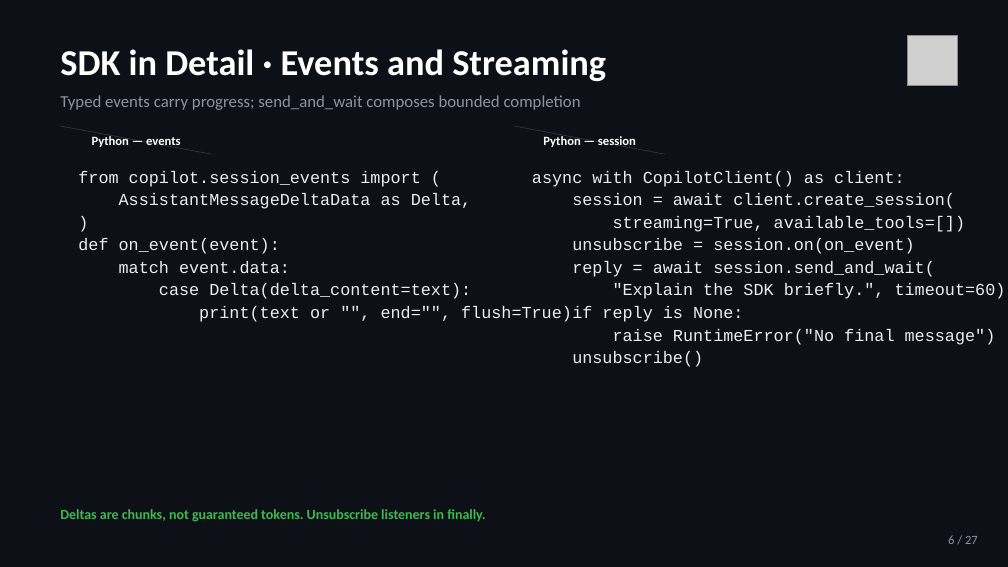
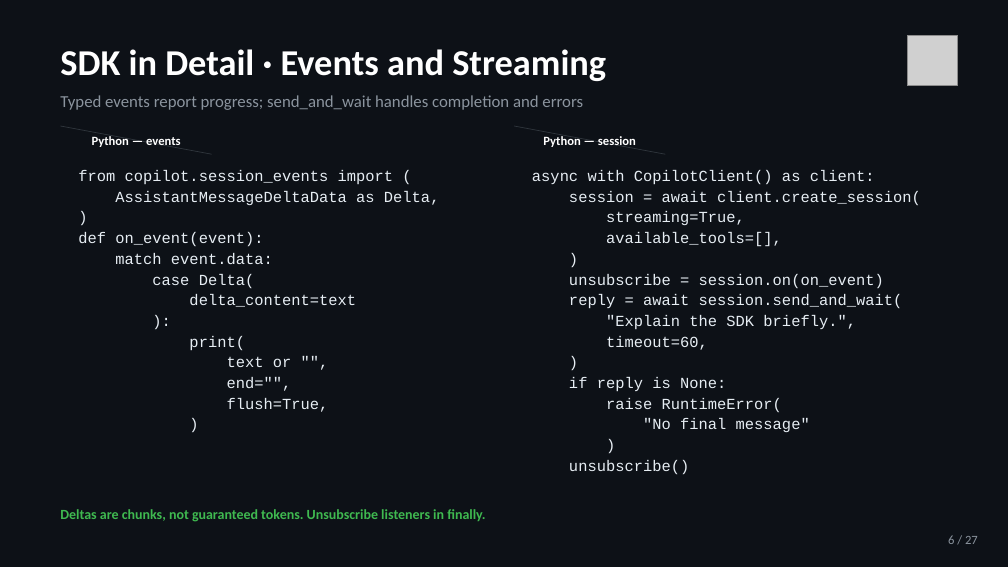
Before and after one commit to jeffrey-groneberg/ghcp_sdk, a slide deck: slide 6 of GitHub-Copilot-SDK.pptx. Drawn at 1008x567 pixels with LibreOffice and Linux fonts; fonts in the diff are those of the drawing; grey boxes stand for pictures. Boxes give left, top, right and bottom in pixels: in the first picture for what was removed or moved away, otherwise in the second. Text is boxed around its words. In the diff, an @@ line names an element or a change of style, - is before the commit and + after.

```diff
--- a/GitHub-Copilot-SDK.pptx
+++ b/GitHub-Copilot-SDK.pptx
@@ text at box(60, 95, 583, 110): text changed @@
-Typed events carry progress; send_and_wait composes bounded completion
+Typed events report progress; send_and_wait handles completion and errors
@@ text at box(78, 170, 440, 264): size 12 to 11 pt in "from copilot.session_events import (", "AssistantMessageDeltaData as Delta,", ")", "def on_event(event):" and 1 more places @@
@@ text at box(532, 170, 921, 474): size 12 to 11 pt in "async with CopilotClient() as client:", "session = await client.create_session(", "unsubscribe = session.on(on_event)", "reply = await session.send_and_wait(" and 2 more places @@
@@ text at box(606, 211, 782, 247): text changed; size 12 to 11 pt @@
-streaming=True, available_tools=[])
+streaming=True,
+available_tools=[],
+)
@@ text at box(152, 274, 356, 412): text changed; size 12 to 11 pt @@
-case Delta(delta_content=text):
-print(text or "", end="", flush=True)
+case Delta(
+delta_content=text
+):
+print(
+text or "",
+end="",
+flush=True,
+)
@@ text at box(606, 315, 856, 350): text changed; size 12 to 11 pt @@
-"Explain the SDK briefly.", timeout=60)
+"Explain the SDK briefly.",
+timeout=60,
+)
@@ text at box(606, 398, 810, 432): text changed; size 12 to 11 pt @@
-raise RuntimeError("No final message")
+raise RuntimeError(
+"No final message"
+)
```
Also in this commit, not shown: 18 other slides changed, 1 other file.
